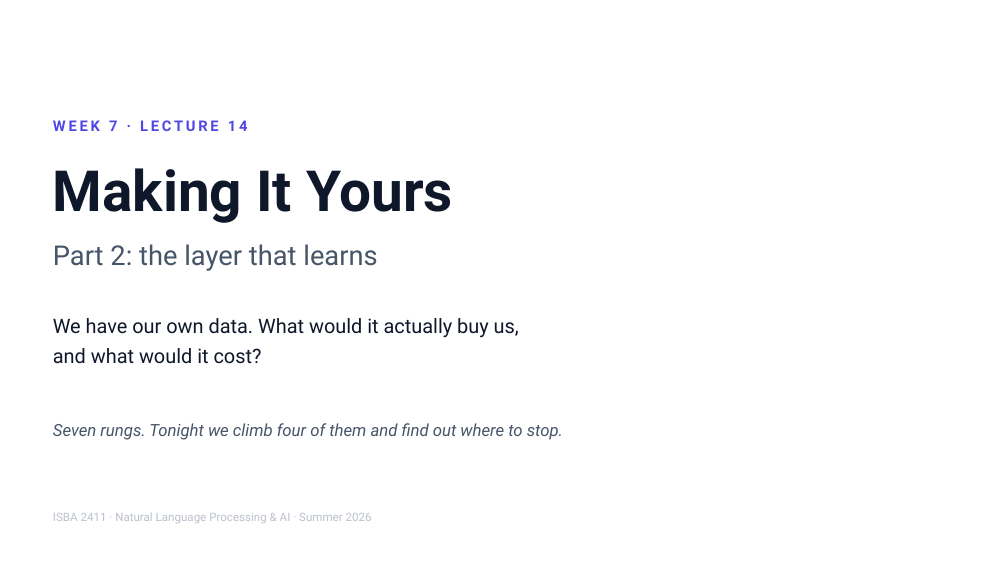
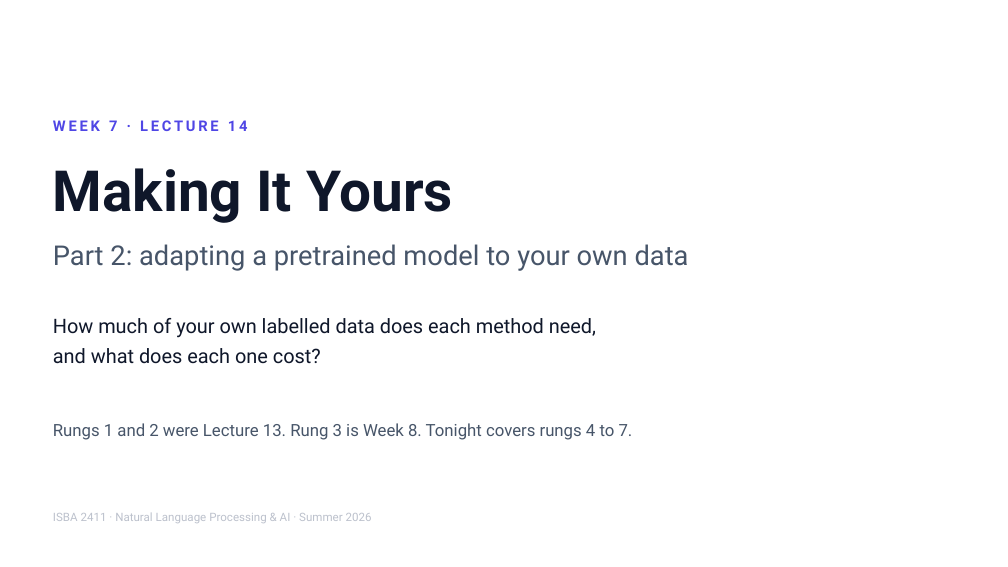
Before and after one commit to JulesMalin/isba2411-nlp, a slide deck: slide 1 of Week 7/L14_Making_It_Yours.pptx. Drawn at 1008x567 pixels with LibreOffice and Linux fonts; fonts in the diff are those of the drawing. Boxes give left, top, right and bottom in pixels: in the first picture for what was removed or moved away, otherwise in the second. Text is boxed around its words. In the diff, an @@ line names an element or a change of style, - is before the commit and + after.

```diff
--- a/Week 7/L14_Making_It_Yours.pptx
+++ b/Week 7/L14_Making_It_Yours.pptx
@@ text at <box>53,244,689,271</box>: text changed @@
-Part 2: the layer that learns
+Part 2: adapting a pretrained model to your own data
@@ text at <box>53,318,596,338</box>: text changed @@
-We have our own data. What would it actually buy us,
+How much of your own labelled data does each method need,
@@ text at <box>53,348,321,364</box>: text changed @@
-and what would it cost?
+and what does each one cost?
@@ text at <box>53,423,633,440</box>: text changed; italic off @@
-Seven rungs. Tonight we climb four of them and find out where to stop.
+Rungs 1 and 2 were Lecture 13. Rung 3 is Week 8. Tonight covers rungs 4 to 7.
```
Also in this commit, not shown: 20 other slides changed.
